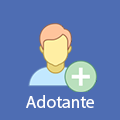
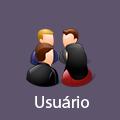
Layer changes from the first w=120, h=120 image to the second:
hid "Add_User-80_icon-icons.com_57380" over 28, 23, 97, 92
added layer "groups_people_people_1715" above "Usuário" over 26, 28, 96, 88
renamed "Adotante" to "Usuário", painted on it over 26, 95, 94, 108
painted on "Plano de Fundo" over 0, 0, 120, 120
